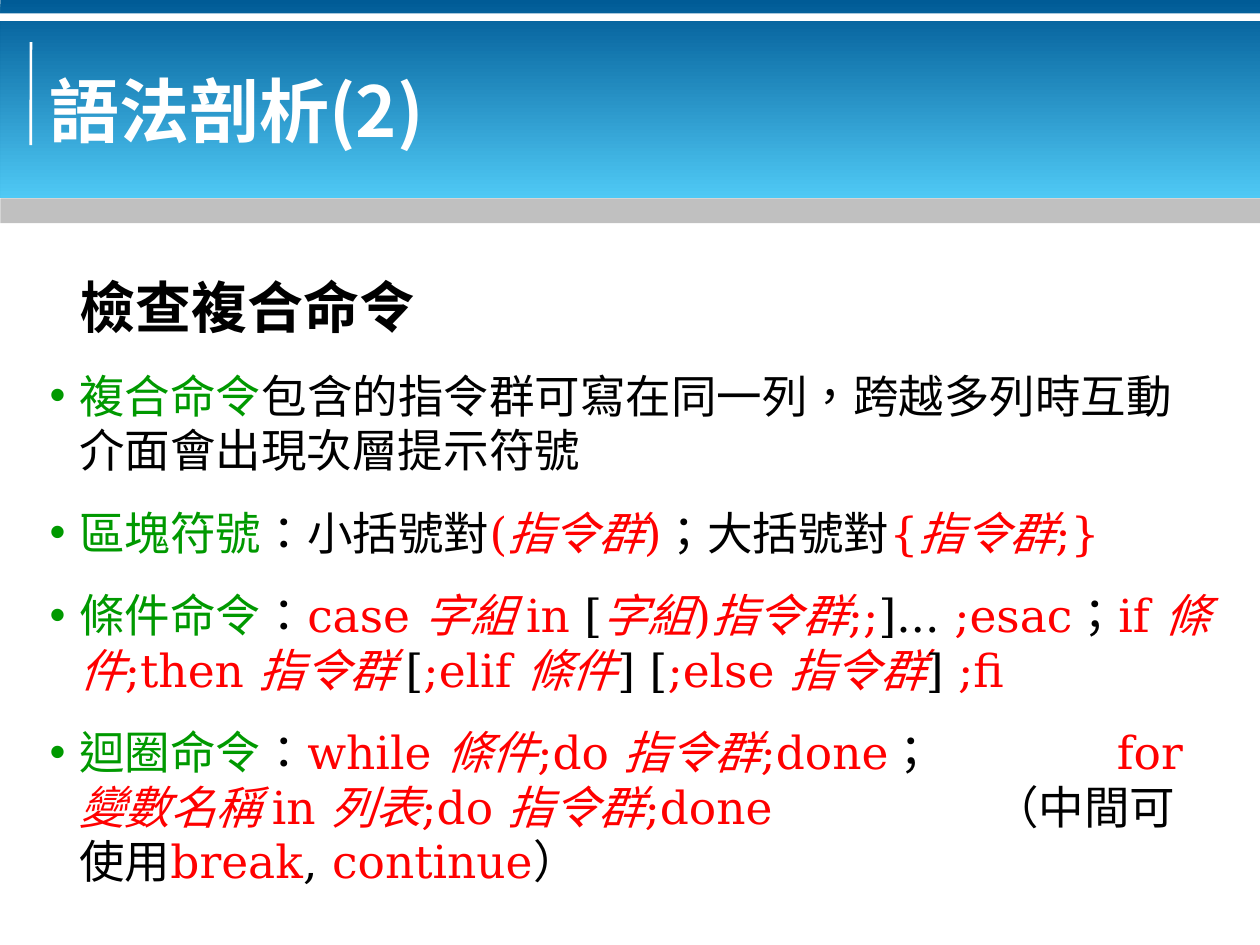
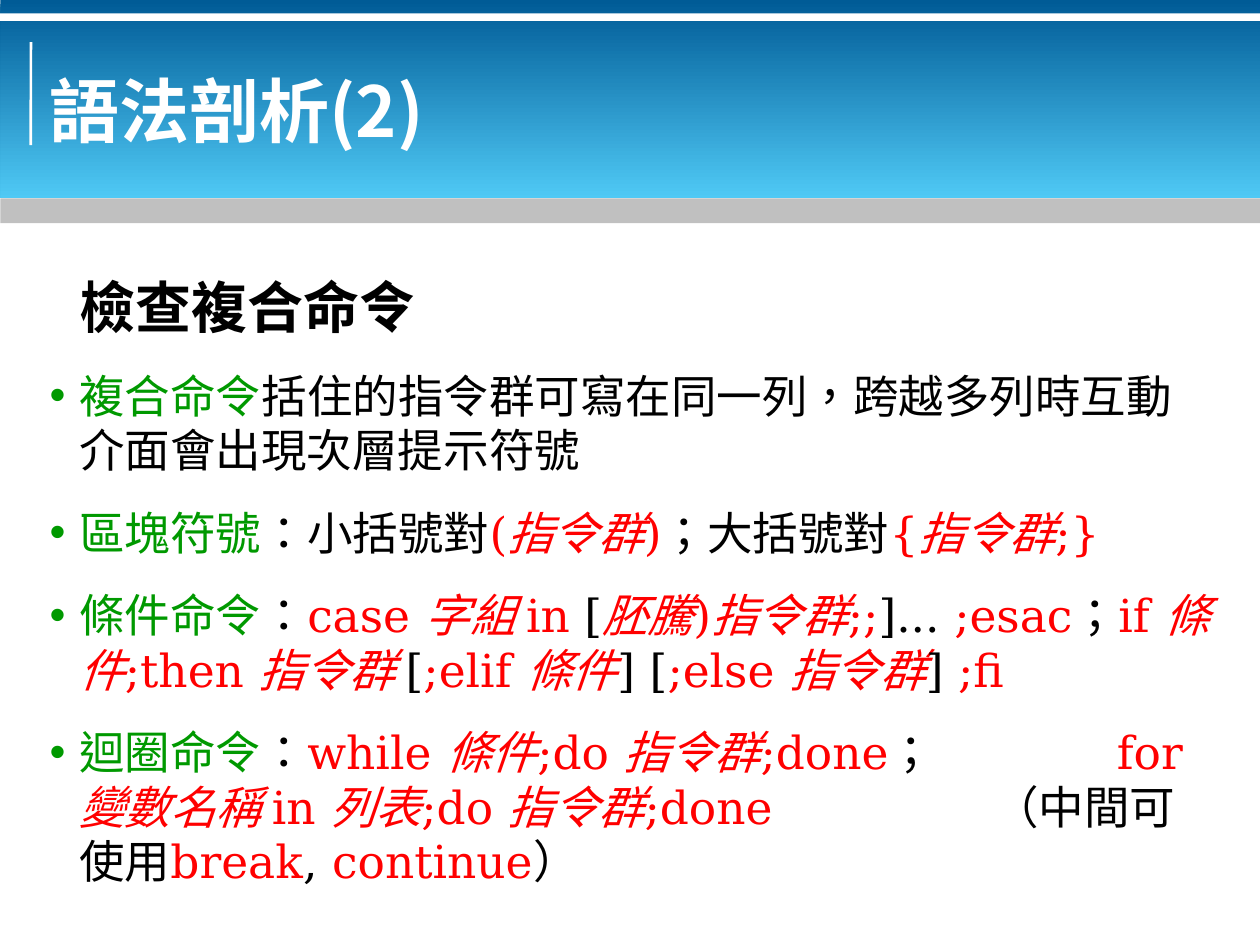
Before and after one commit to bluebat/.presentations, a slide deck: slide 8 of bash-basics.odp. Drawn at 1260x945 pixels with LibreOffice and Linux fonts; fonts in the diff are those of the drawing; background and template pictures are left out. Boxes give left, top, right and bottom in pixels: in the first picture for what was removed or moved away, otherwise in the second. Text is boxed around its words. In the diff, an @@ line names an element or a change of style, - is before the commit and + after.

```diff
--- a/bash-basics.odp
+++ b/bash-basics.odp
@@ text at [79, 374, 1172, 471]: text changed @@
-• 複合命令包含的指令群可寫在同一列，跨越多列時互動介面會出現次層提示符號
+• 複合命令括住的指令群可寫在同一列，跨越多列時互動介面會出現次層提示符號
@@ text at [79, 593, 1209, 693]: text changed @@
-• 條件命令：case 字組 in [字組)指令群;;]... ;esac；if 條件;then 指令群 [;elif 條件] [;else 指令群] ;fi
+• 條件命令：case 字組 in [胚騰)指令群;;]... ;esac；if 條件;then 指令群 [;elif 條件] [;else 指令群] ;fi
```
Also in this commit, not shown: 3 other slides changed.
